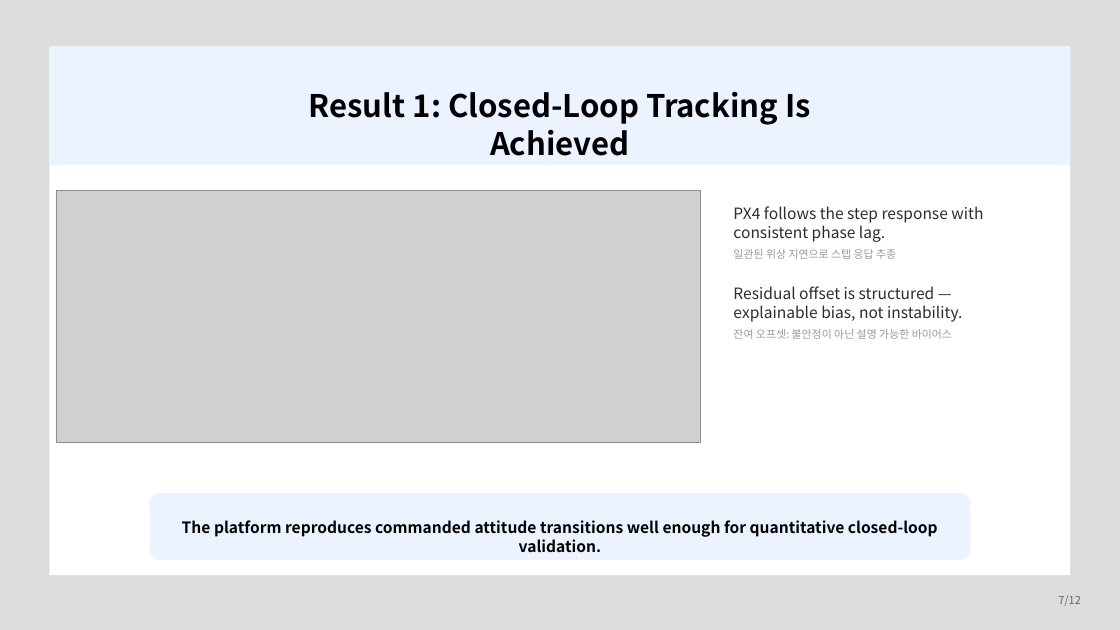
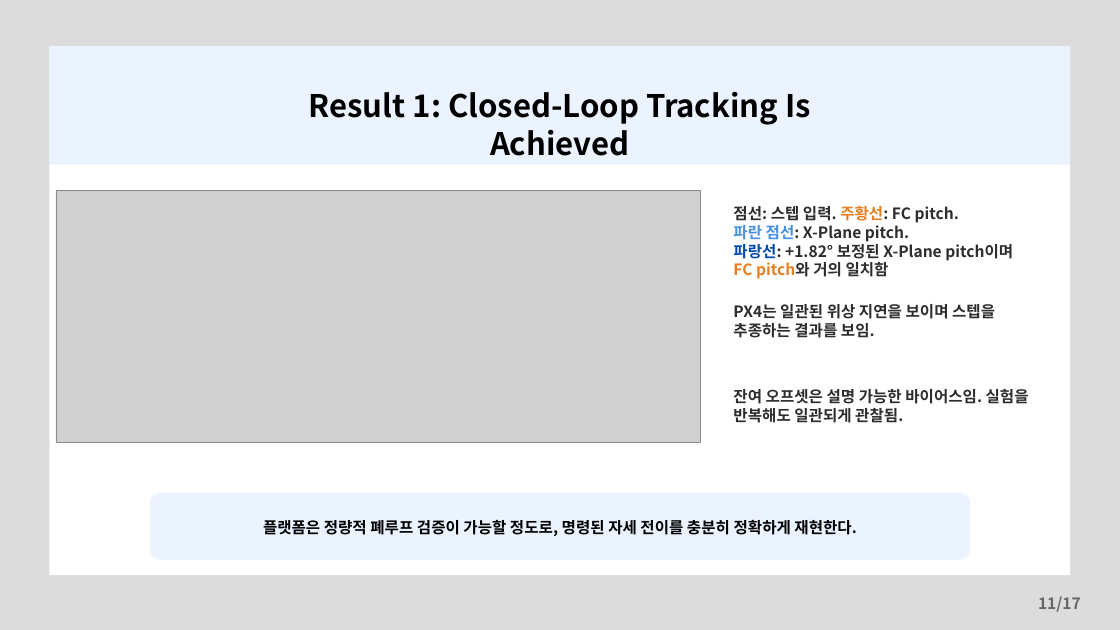
Before and after one commit to banana99ou/Stewart-Platform, a slide deck: slide 11 of presentation/KSAS_Spring2026_Presentation.pptx (slide 7 before the commit). Drawn at 1120x630 pixels with LibreOffice and Linux fonts; fonts in the diff are those of the drawing; grey boxes stand for pictures. Boxes give left, top, right and bottom in pixels: in the first picture for what was removed or moved away, otherwise in the second. Text is boxed around its words. In the diff, an @@ line names an element or a change of style, - is before the commit and + after.

Commit message:
bolden, add more structure explanation slides

```diff
--- a/presentation/KSAS_Spring2026_Presentation.pptx
+++ b/presentation/KSAS_Spring2026_Presentation.pptx
@@ text at [733, 206, 1029, 423]: text changed; bold on @@
-PX4 follows the step response with consistent phase lag.
-일관된 위상 지연으로 스텝 응답 추종
-Residual offset is structured —
-explainable bias, not instability.
-잔여 오프셋: 불안정이 아닌 설명 가능한 바이어스
+점선: 스텝 입력. 주황선: FC pitch.
+파란 점선: X-Plane pitch.
+파랑선: +1.82° 보정된 X-Plane pitch이며 FC pitch와 거의 일치함
+PX4는 일관된 위상 지연을 보이며 스텝을 추종하는 결과를 보임.
+잔여 오프셋은 설명 가능한 바이어스임. 실험을 반복해도 일관되게 관찰됨.
@@ text at [263, 520, 856, 536]: text changed @@
-The platform reproduces commanded attitude transitions well enough for quantitative closed-loop validation.
+플랫폼은 정량적 폐루프 검증이 가능할 정도로, 명령된 자세 전이를 충분히 정확하게 재현한다.
@@ text at [1038, 596, 1081, 612]: text changed; size 14 to 20 pt; bold on @@
-7/12
+11/17
```
Also in this commit, not shown: 9 other slides changed, 7 slides added, 2 slides removed, 1 other file.
